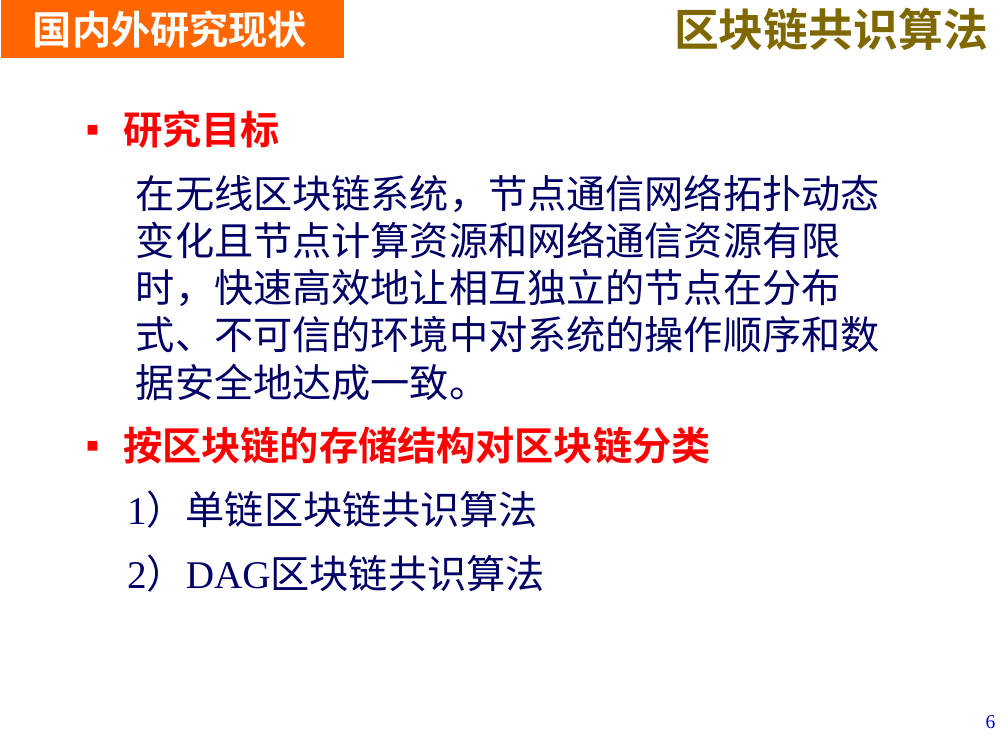
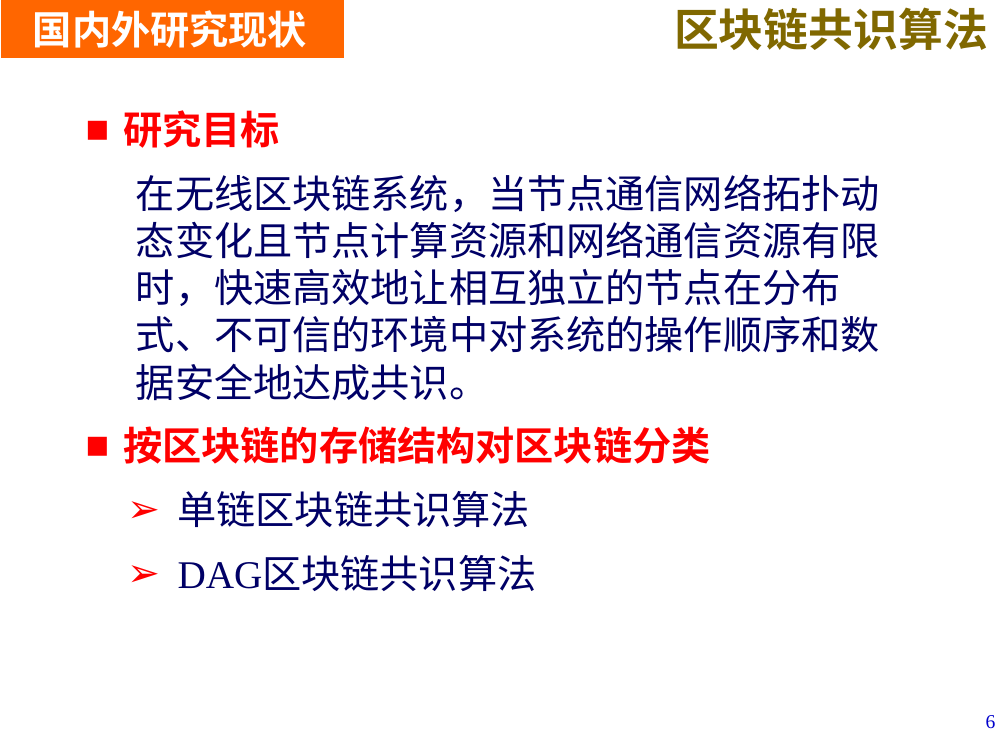
Before and after one commit to LiZhang2021/Blockchain, a slide deck: slide 6 of Doc/PHD_Papers/Thesis Proposal/开题V1.pptx. Drawn at 1008x756 pixels with LibreOffice and Linux fonts; fonts in the diff are those of the drawing; background and template pictures are left out. Boxes give left, top, right and bottom in pixels: in the first picture for what was removed or moved away, otherwise in the second. Text is boxed around its words. In the diff, an @@ line names an element or a change of style, - is before the commit and + after.

```diff
--- a/Doc/PHD_Papers/Thesis Proposal/开题V1.pptx
+++ b/Doc/PHD_Papers/Thesis Proposal/开题V1.pptx
@@ text at bbox=[123, 110, 710, 464]: bullet ▪ to ■ @@
@@ text at bbox=[136, 174, 880, 401]: text changed @@
-  在无线区块链系统，节点通信网络拓扑动态变化且节点计算资源和网络通信资源有限时，快速高效地让相互独立的节点在分布式、不可信的环境中对系统的操作顺序和数据安全地达成一致。
+  在无线区块链系统，当节点通信网络拓扑动态变化且节点计算资源和网络通信资源有限时，快速高效地让相互独立的节点在分布式、不可信的环境中对系统的操作顺序和数据安全地达成共识。
@@ text at bbox=[178, 491, 537, 591]: text changed @@
-1）单链区块链共识算法
-2）DAG区块链共识算法
+➢ 单链区块链共识算法
+➢ DAG区块链共识算法
```
Also in this commit, not shown: 24 other slides changed, 1 slide added, 4 slides removed, 1 other file.
